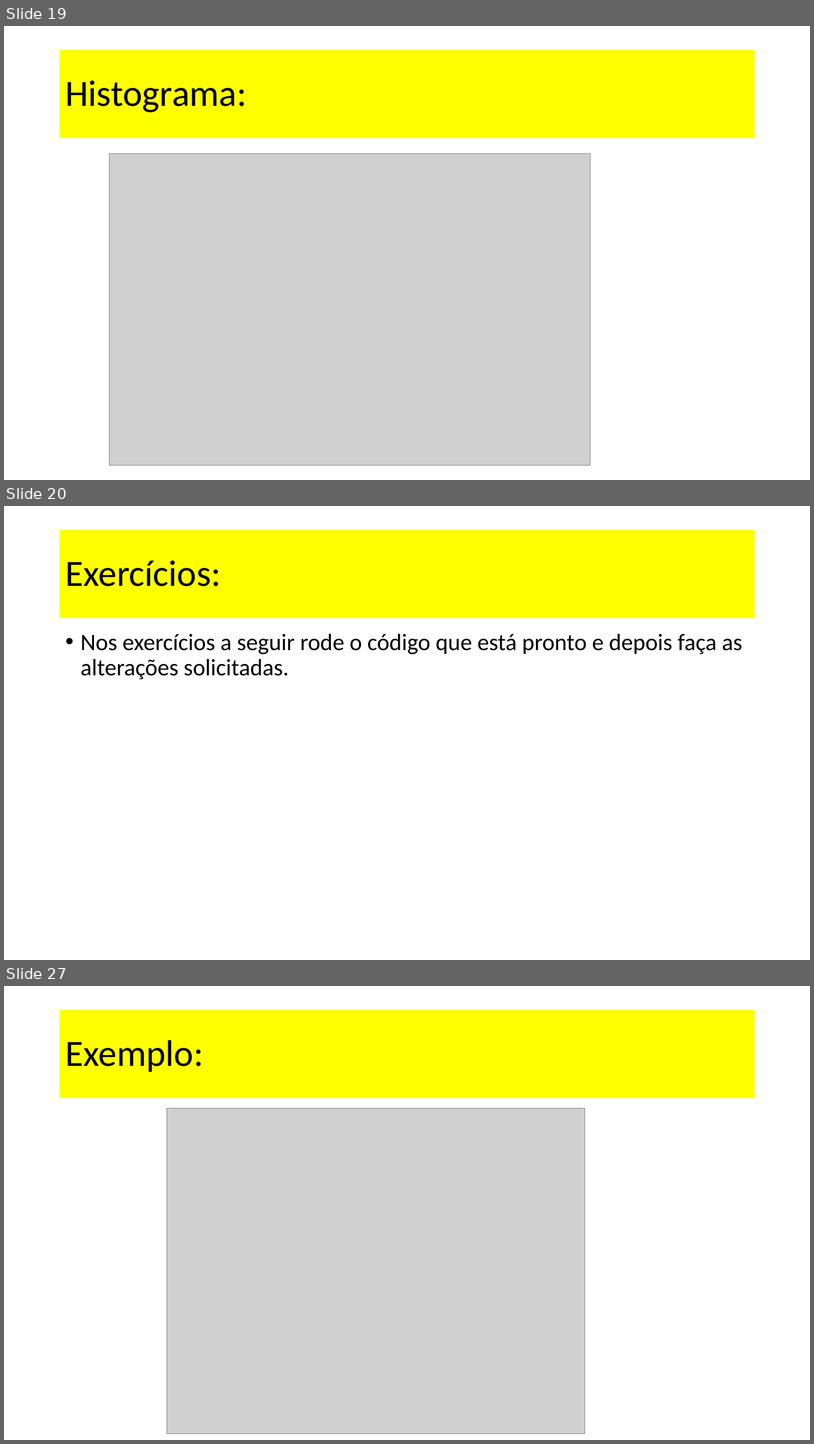
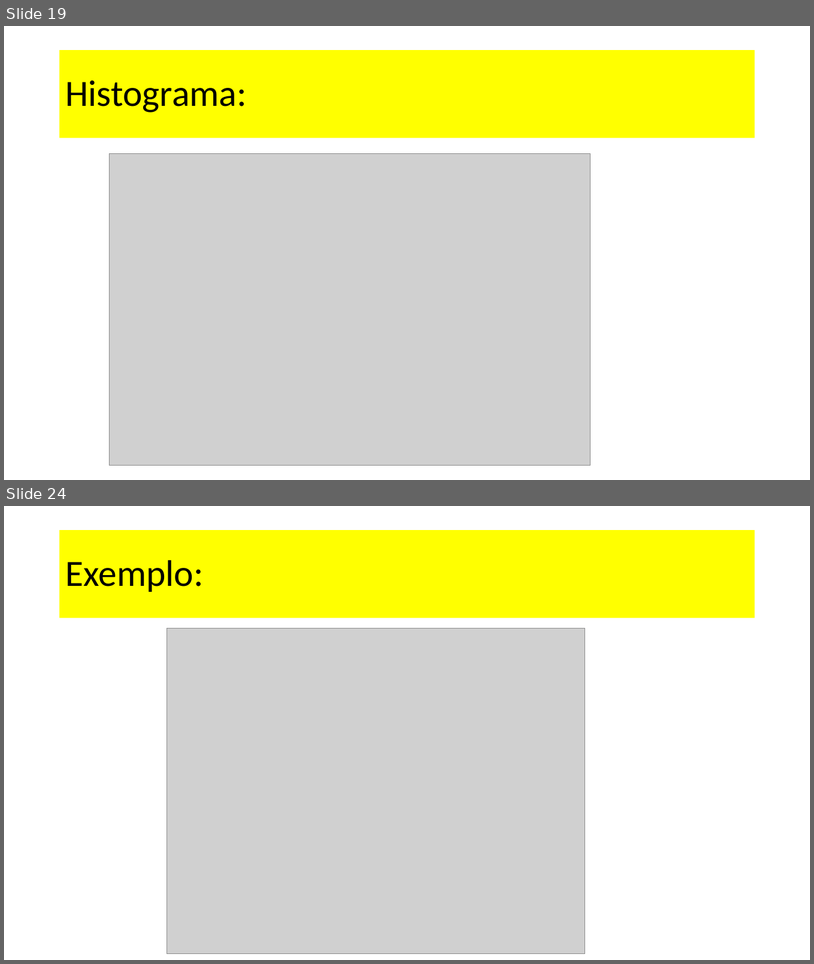
Before and after one commit to dourivaljunior/Curso-de-Python, a slide deck: curso Data Science aula matplolib.pptx. Shown one above the other, each under a label of ours: slides 19, 20 and 27 before the commit, slides 19 and 24 after it; the slides between them are not shown. The pictures are 814x1444 and 814x964 pixels, drawn with LibreOffice and Linux fonts; fonts in the diff are those of the drawing; grey boxes stand for pictures. Boxes give left, top, right and bottom in pixels: in the first picture for what was removed or moved away, otherwise in the second. Text is boxed around its words. In the diff, an @@ line names an element or a change of style, - is before the commit and + after.

```diff
--- a/curso Data Science aula matplolib.pptx
+++ b/curso Data Science aula matplolib.pptx
@@ slide 20 removed at bbox=[4, 506, 810, 960], background #FFFFFF @@
@@ title removed at bbox=[60, 530, 755, 618] @@
-Exercícios:
@@ text removed at bbox=[81, 633, 743, 679] @@
-• Nos exercícios a seguir rode o código que está pronto e depois faça as alterações solicitadas.
@@ what was slide 27 is now slide 24 @@
```
Also in this commit, not shown: 6 slides changed, 6 slides added, 4 other slides removed.
